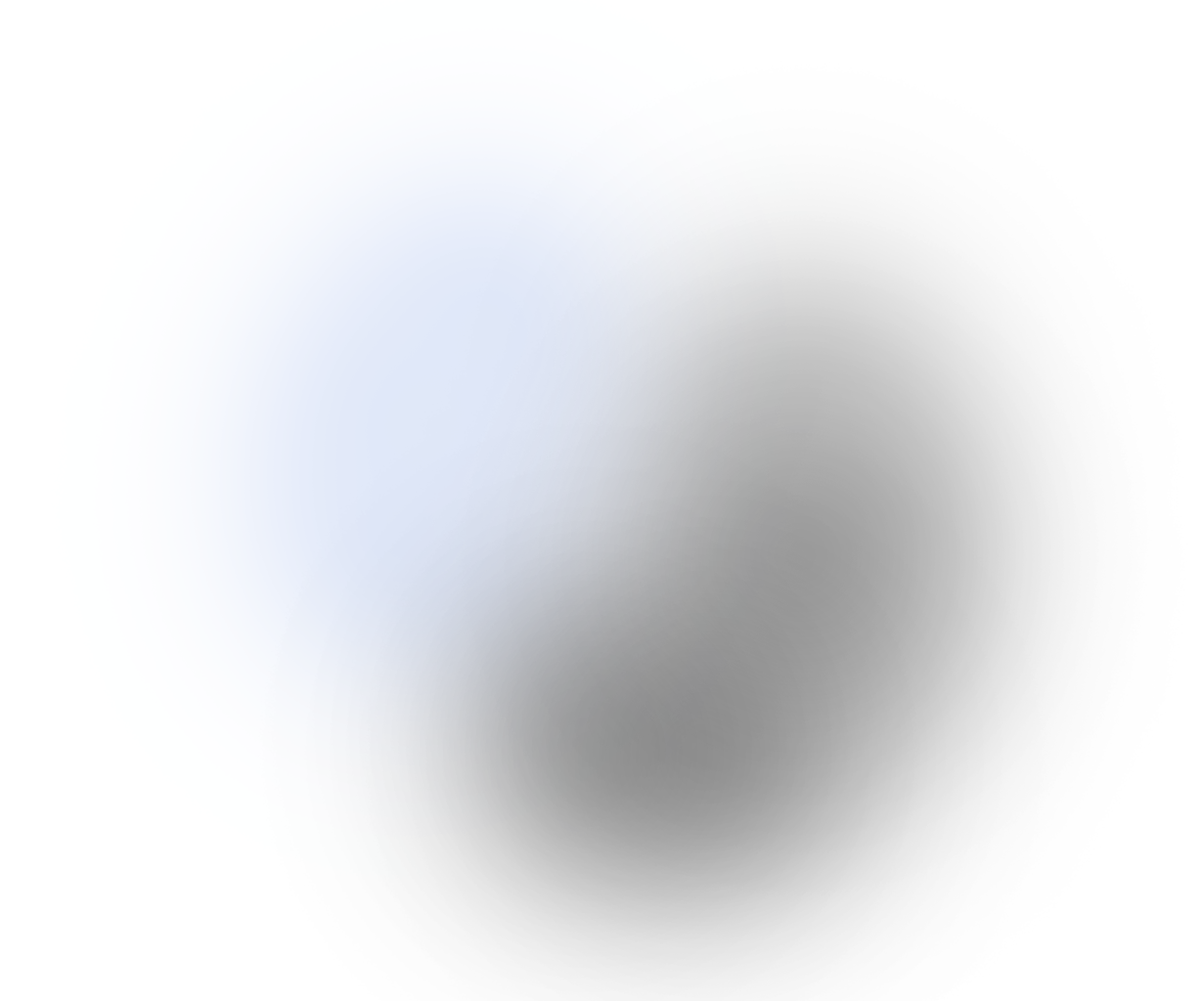
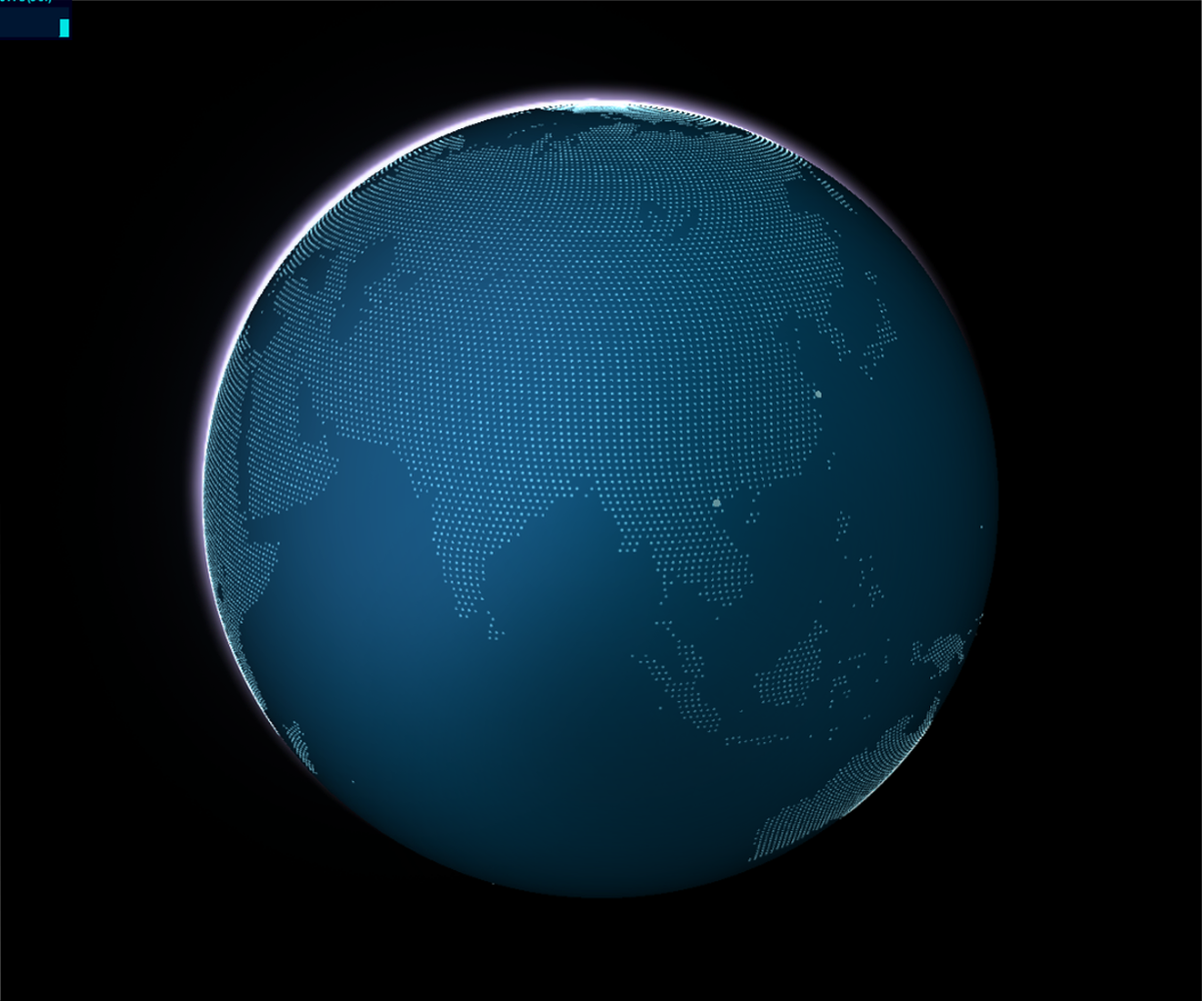
Revision of a layered 1202×1001 image; what changed, layer by layer:
showed "图层 1" over <box>0,0,1202,1001</box>
